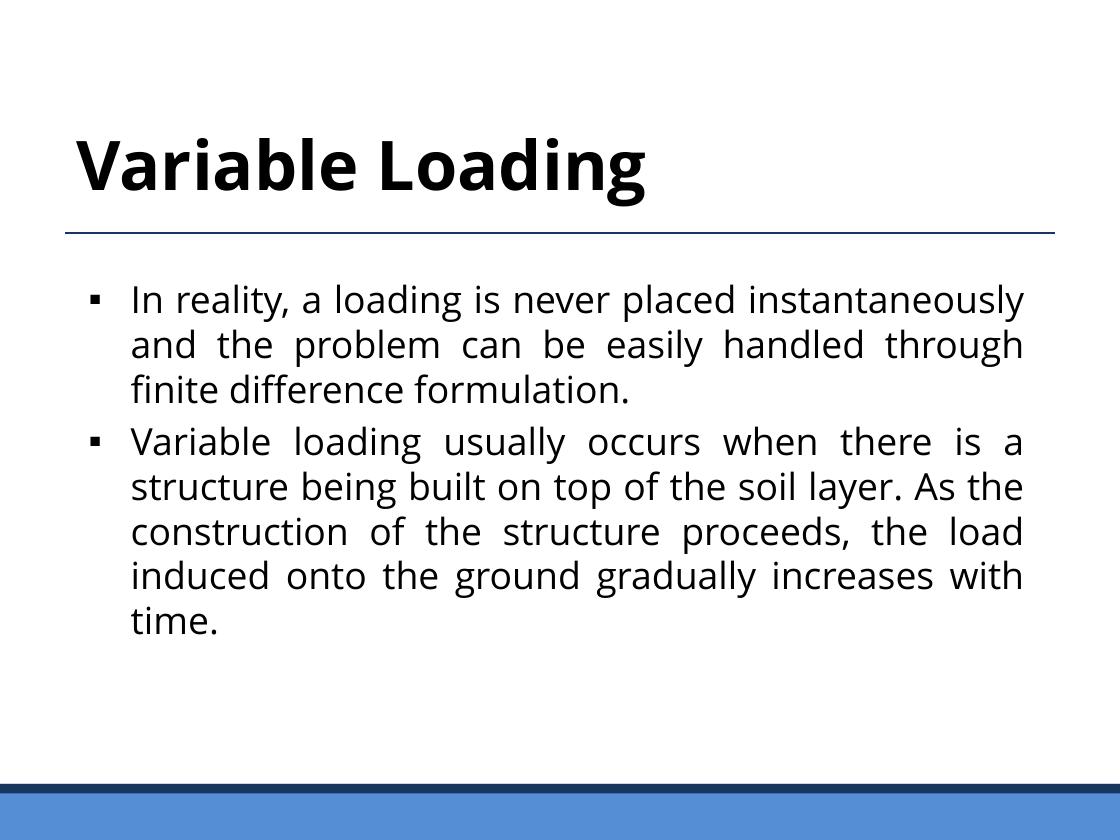
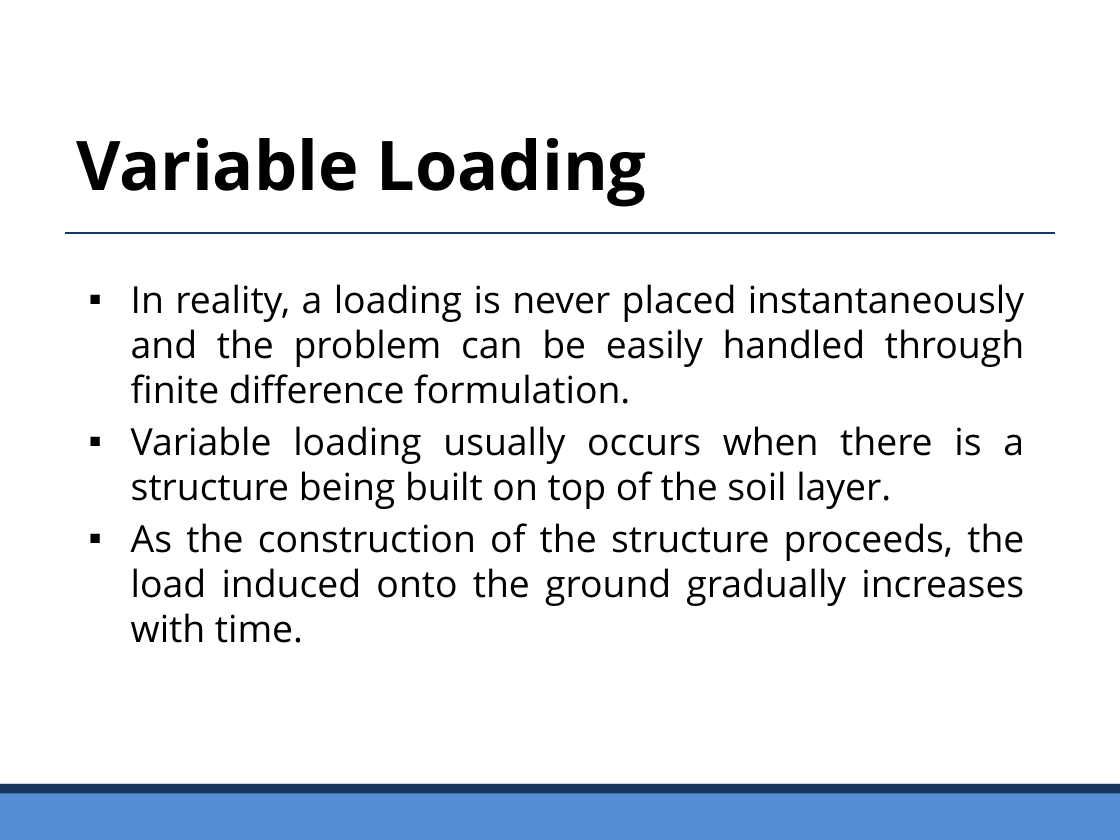
Before and after one commit to civilabs/computationalmethods, a slide deck: slide 6 of Handouts/Lecture 04.pptx. Drawn at 1120x840 pixels with LibreOffice and Linux fonts; fonts in the diff are those of the drawing. Boxes give left, top, right and bottom in pixels: in the first picture for what was removed or moved away, otherwise in the second. Text is boxed around its words. In the diff, an @@ line names an element or a change of style, - is before the commit and + after.

```diff
--- a/Handouts/Lecture 04.pptx
+++ b/Handouts/Lecture 04.pptx
@@ text at box(131, 426, 1024, 643): text changed @@
-▪ Variable loading usually occurs when there is a structure being built on top of the soil layer. As the construction of the structure proceeds, the load induced onto the ground gradually increases with time.
+▪ Variable loading usually occurs when there is a structure being built on top of the soil layer.
+▪ As the construction of the structure proceeds, the load induced onto the ground gradually increases with time.
```
Also in this commit, not shown: 3 other slides changed, 50 other files.
